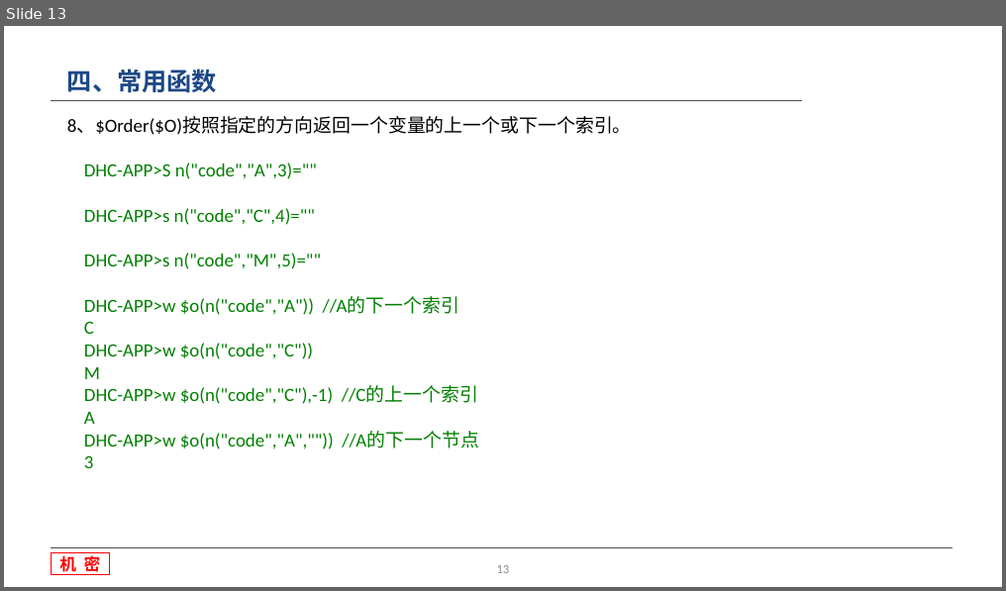
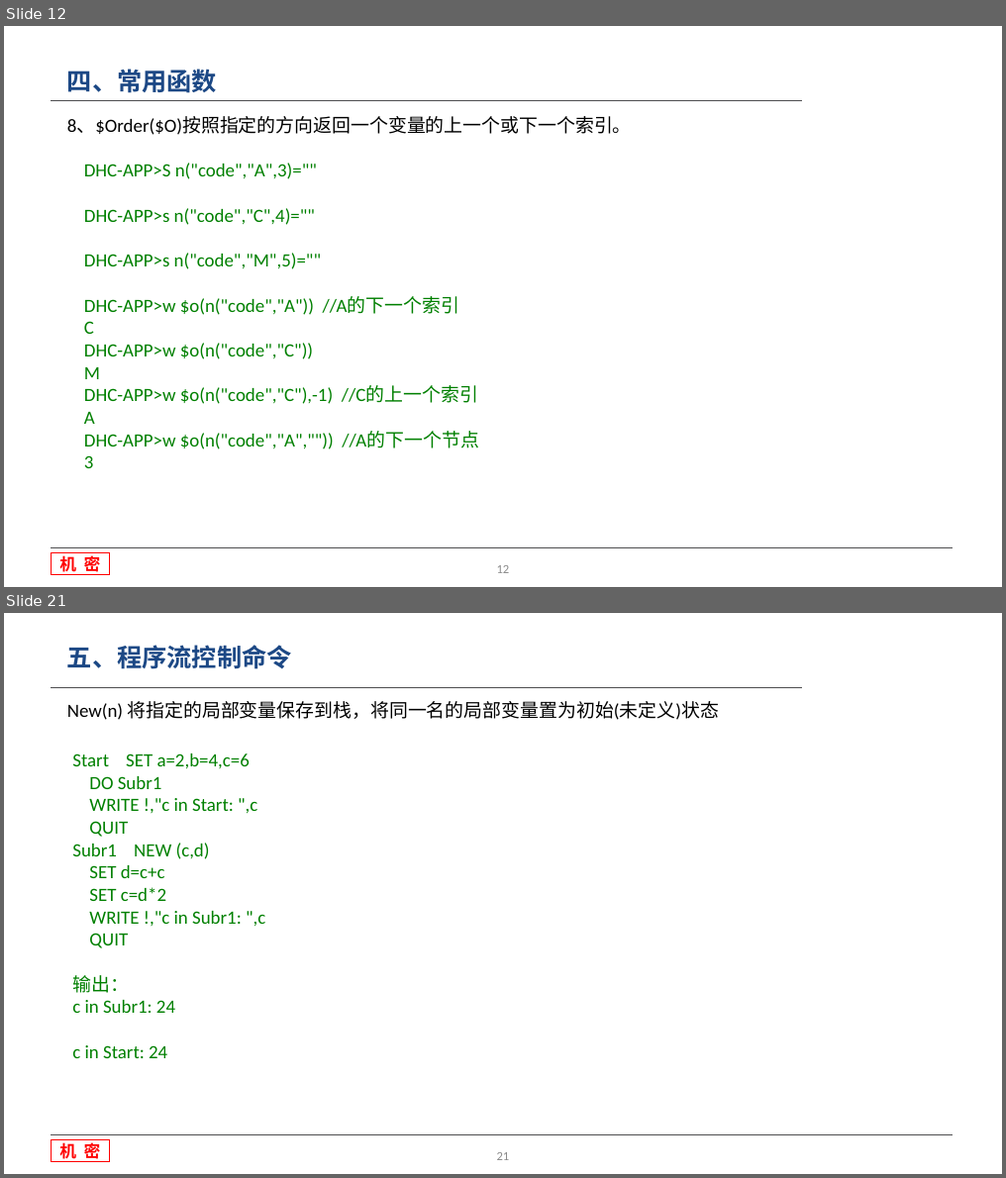
Before and after one commit to wang107014/WorkSpace, a slide deck: 收费-MD/文档/M语言基础知识.pptx. Shown one above the other, each under a label of ours: slide 13 before the commit, slides 12 and 21 after it; the slides between them are not shown. The pictures are 1006x591 and 1006x1178 pixels, drawn with LibreOffice and Linux fonts; fonts in the diff are those of the drawing; background and template pictures are left out. Boxes give left, top, right and bottom in pixels: in the first picture for what was removed or moved away, otherwise in the second. Text is boxed around its words. In the diff, an @@ line names an element or a change of style, - is before the commit and + after.

```diff
--- a/收费-MD/文档/M语言基础知识.pptx
+++ b/收费-MD/文档/M语言基础知识.pptx
@@ slide 21 added at [4,613,1002,1174], background #FFFFFF; not listed: 3 template elements that a slide beside it also shows @@
@@ text added at [67,645,292,669], 24 pt, text #1C4885, bold @@
+五、程序流控制命令
@@ text added at [67,701,719,720], 18 pt, text #000000 @@
+New(n) 将指定的局部变量保存到栈，将同一名的局部变量置为初始(未定义)状态
@@ text added at [72,754,265,1059], 18 pt, text #008000 @@
+Start SET a=2,b=4,c=6
+DO Subr1
+WRITE !,"c in Start: ",c
+QUIT
+Subr1 NEW (c,d)
+SET d=c+c
+SET c=d*2
+WRITE !,"c in Subr1: ",c
+QUIT
+输出：
+c in Subr1: 24
+c in Start: 24
@@ page number added at [497,1153,510,1160], 12 pt, text #8C8C8C @@
+21
@@ what was slide 13 is now slide 12 @@
```
Also in this commit, not shown: 3 slides changed, 6 other slides added, 11 other files.
